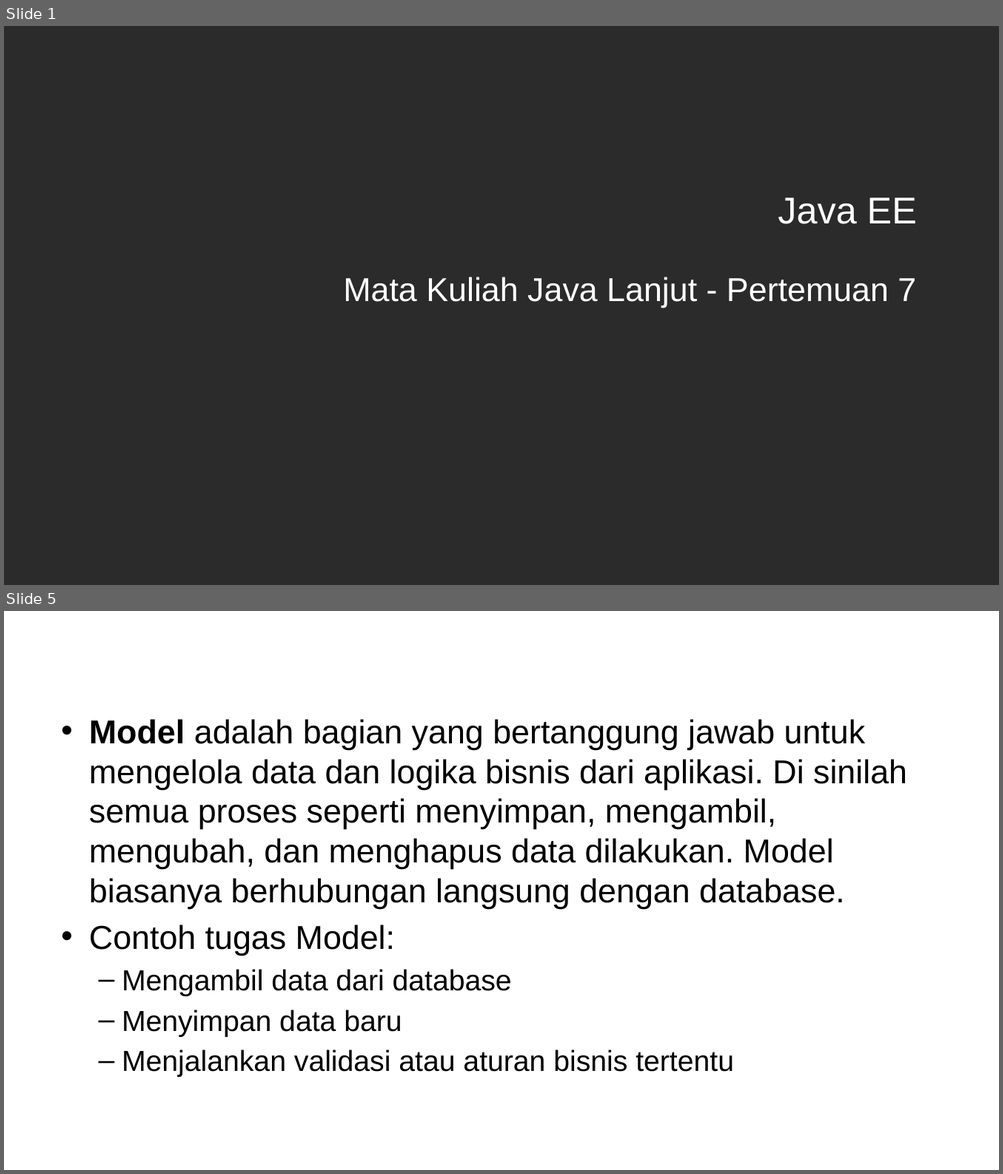
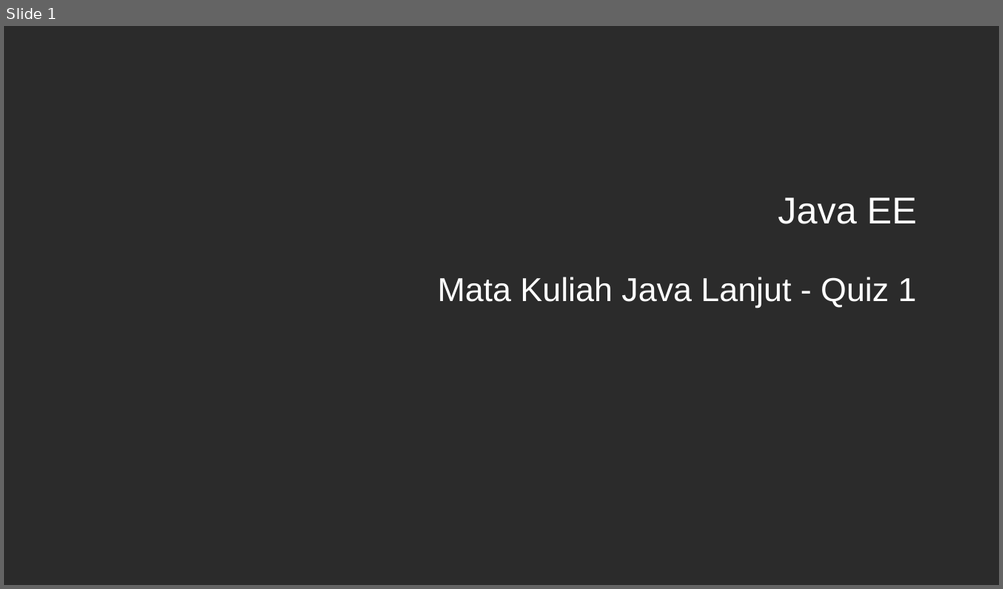
Before and after one commit to ruang-belajar/java-ee, a slide deck: docs/res/Java EE - Pertemuan 7.pptx. Shown one above the other, each under a label of ours: slides 1 and 5 before the commit, slide 1 after it; the slides between them are not shown. The pictures are 1003x1174 and 1003x589 pixels, drawn with LibreOffice and Linux fonts; fonts in the diff are those of the drawing; background and template pictures are left out; a plain dark background stands for a picture behind light text. Boxes give left, top, right and bottom in pixels: in the first picture for what was removed or moved away, otherwise in the second. Text is boxed around its words. In the diff, an @@ line names an element or a change of style, - is before the commit and + after.

```diff
--- a/docs/res/Java EE - Pertemuan 7.pptx
+++ b/docs/res/Java EE - Pertemuan 7.pptx
@@ slide 5 removed at box(4, 611, 999, 1170), background picture (left out) @@
@@ title removed at box(54, 627, 949, 675) @@
-MVC
@@ text removed at box(89, 719, 907, 1077) @@
-• Model adalah bagian yang bertanggung jawab untuk mengelola data dan logika bisnis dari aplikasi. Di sinilah semua proses seperti menyimpan, mengambil, mengubah, dan menghapus data dilakukan. Model biasanya berhubungan langsung dengan database.
-• Contoh tugas Model:
-  – Mengambil data dari database
-  – Menyimpan data baru
-  – Menjalankan validasi atau aturan bisnis tertentu
@@ slide 1 changed as well @@
@@ subtitle at box(438, 277, 916, 308): text changed @@
-Mata Kuliah Java Lanjut - Pertemuan 7
+Mata Kuliah Java Lanjut - Quiz 1
```
Also in this commit, not shown: 3 slides added, 13 other slides removed, 4 other files.
